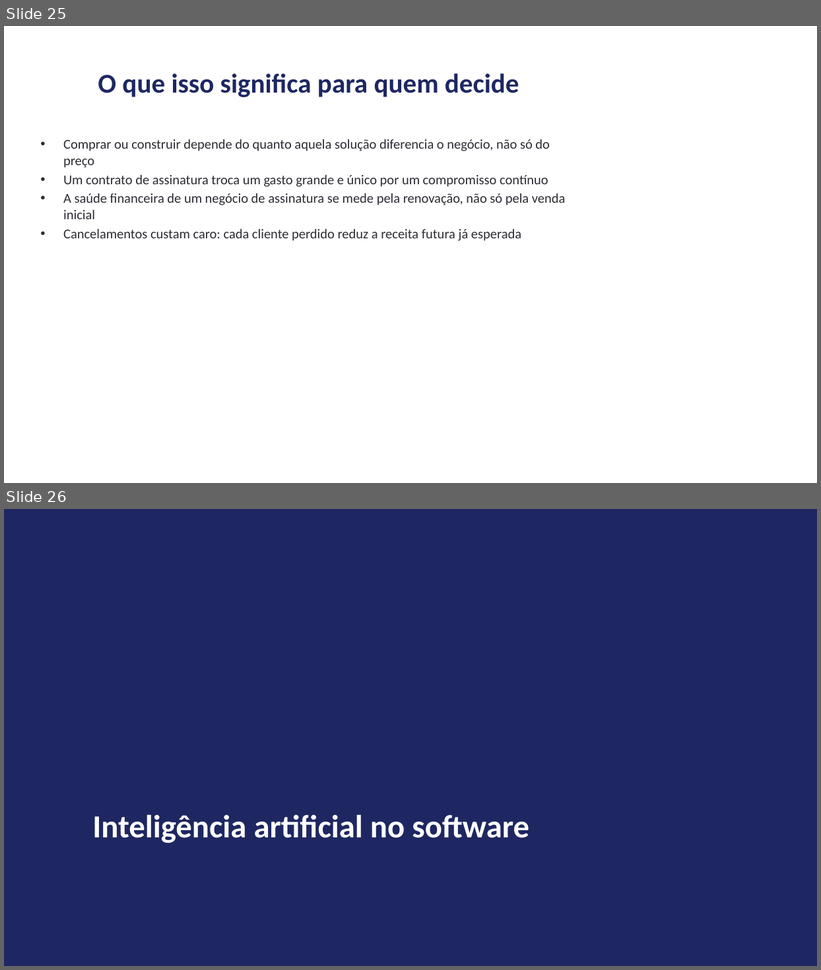
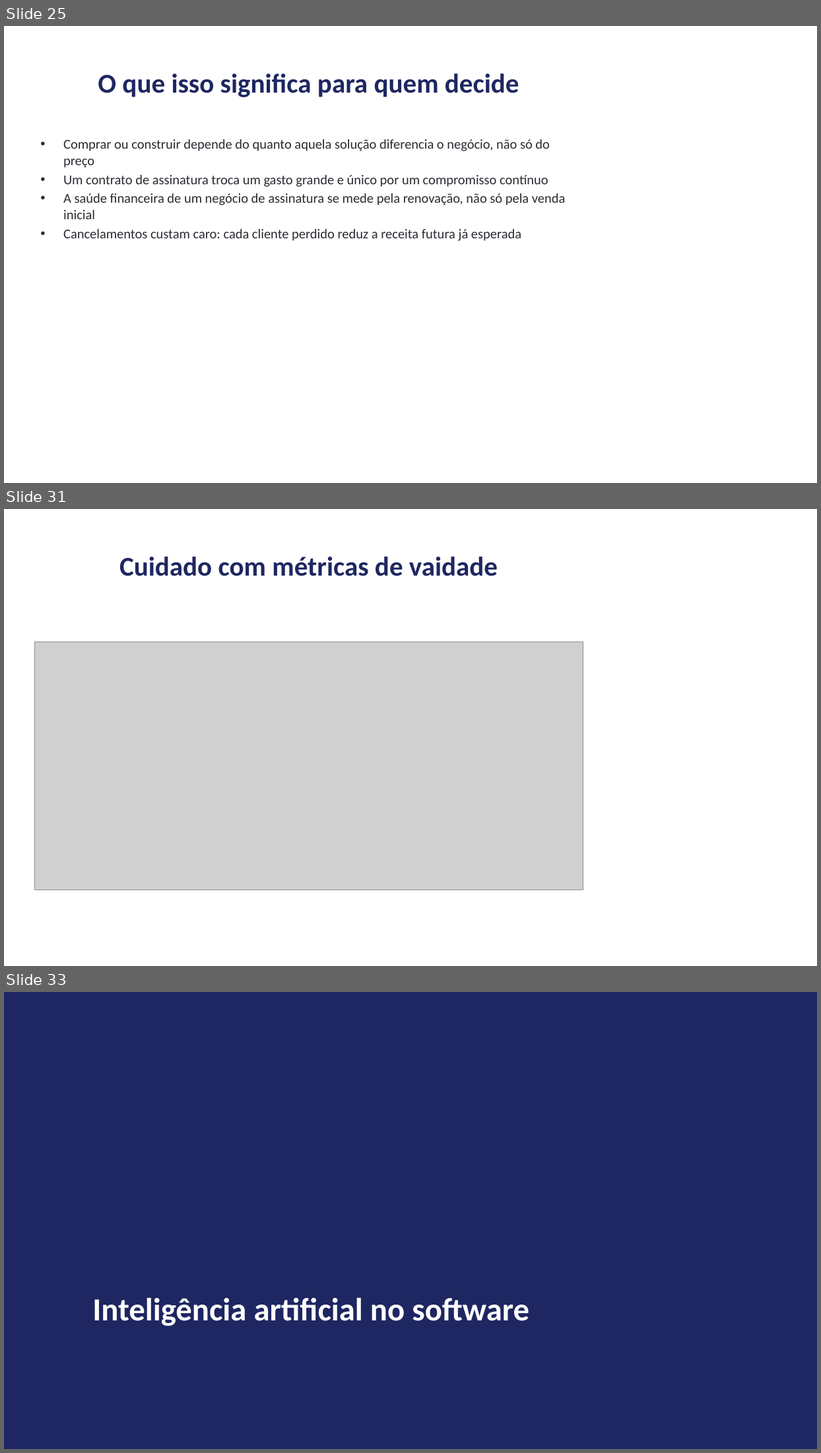
Before and after one commit to andrevberaldo/software-engineering, a slide deck: presentation/apresentacao.pptx. Shown one above the other, each under a label of ours: slides 25 and 26 before the commit, slides 25, 31 and 33 after it; the slides between them are not shown. The pictures are 821x970 and 821x1453 pixels, drawn with LibreOffice and Linux fonts; fonts in the diff are those of the drawing; grey boxes stand for pictures. Boxes give left, top, right and bottom in pixels: in the first picture for what was removed or moved away, otherwise in the second. Text is boxed around its words. In the diff, an @@ line names an element or a change of style, - is before the commit and + after.

```diff
--- a/presentation/apresentacao.pptx
+++ b/presentation/apresentacao.pptx
@@ slide 31 added at (4,509,817,966), background #FFFFFF @@
@@ title added at (120,557,498,576), 32 pt, text #1E2761, bold @@
+Cuidado com métricas de vaidade
@@ picture added at (34,642,583,890) @@
@@ what was slide 26 is now slide 33 @@
```
Also in this commit, not shown: 1 slide changed, 6 other slides added, 4 other files.
